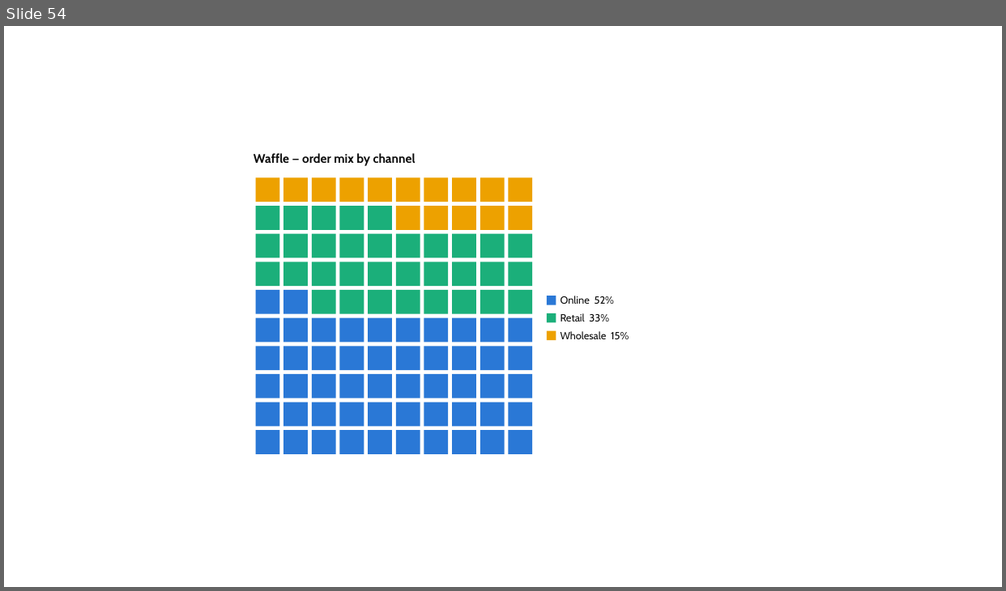
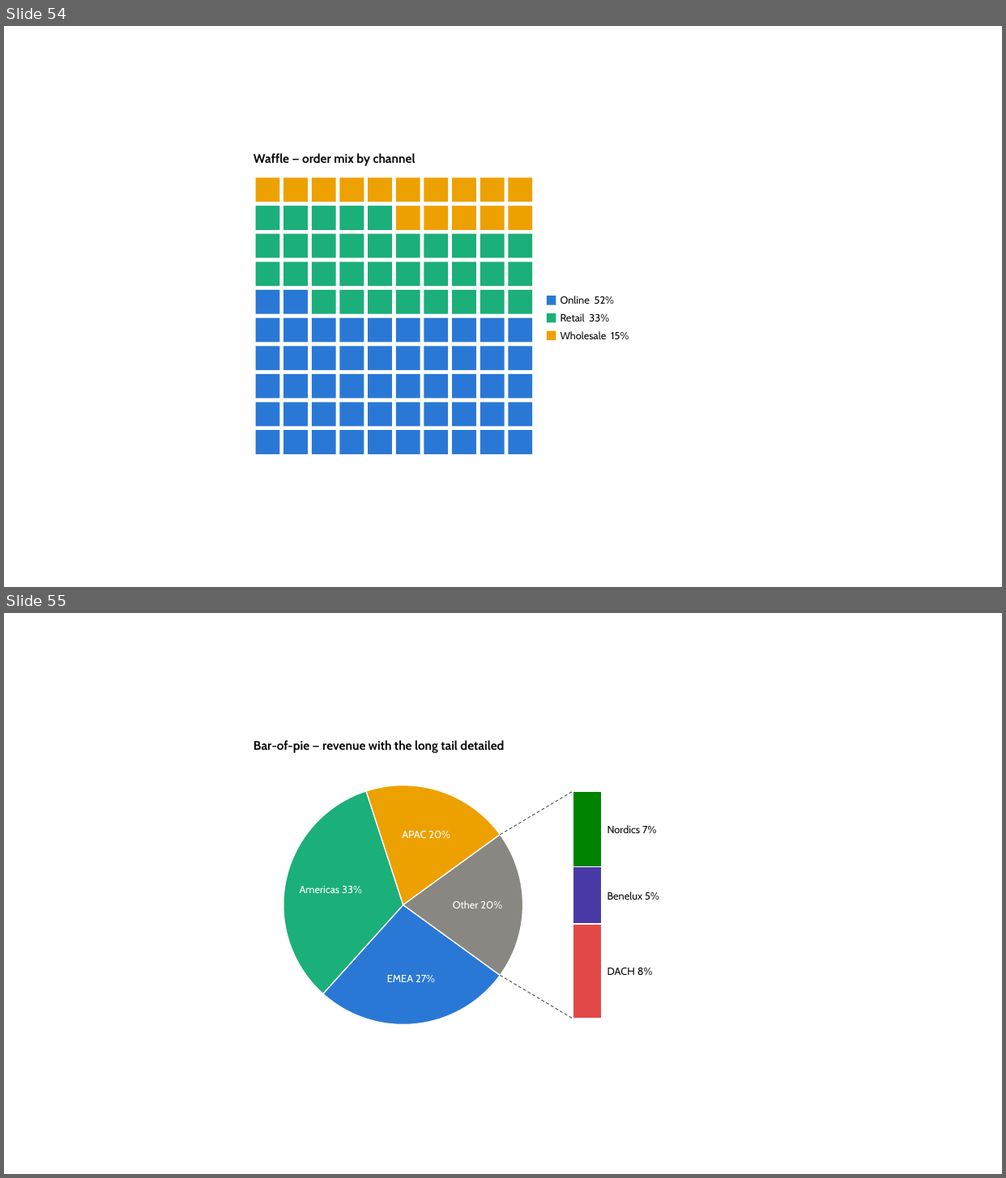
Before and after one commit to dannbleeker/PowerChart, a slide deck: examples/showcase.pptx. Shown one above the other, each under a label of ours: slide 54 before the commit, slides 54 and 55 after it. The pictures are 1006x591 and 1006x1178 pixels, drawn with LibreOffice and Linux fonts; fonts in the diff are those of the drawing. Boxes give left, top, right and bottom in pixels: in the first picture for what was removed or moved away, otherwise in the second. Text is boxed around its words. In the diff, an @@ line names an element or a change of style, - is before the commit and + after.

```diff
--- a/examples/showcase.pptx
+++ b/examples/showcase.pptx
@@ slide 55 added at (x1=4, y1=613, x2=1002, y2=1174), background #FFFFFF @@
@@ text added at (x1=253, y1=740, x2=504, y2=753), 12 pt, text #0B0B0B, bold @@
+Bar-of-pie — revenue with the long tail detailed
@@ pie slice (boxed as its full ellipse) added at (x1=283, y1=786, x2=522, y2=1024), fill #2A78D6, outline #FFFFFF 1 pt @@
@@ pie slice (boxed as its full ellipse) added at (x1=283, y1=786, x2=522, y2=1024), fill #1BAF7A, outline #FFFFFF 1 pt @@
@@ pie slice (boxed as its full ellipse) added at (x1=283, y1=786, x2=522, y2=1024), fill #EDA100, outline #FFFFFF 1 pt @@
@@ pie slice (boxed as its full ellipse) added at (x1=283, y1=786, x2=522, y2=1024), fill #898781, outline #FFFFFF 1 pt @@
@@ line added from (501, 835) to (573, 791), #52514E 0.75 pt dashed @@
@@ rectangle added at (x1=573, y1=791, x2=602, y2=867), fill #008300, outline #FFFFFF 1 pt @@
@@ text added at (x1=402, y1=831, x2=450, y2=838), 10 pt, text #FFFFFF @@
+APAC 20%
@@ text added at (x1=607, y1=825, x2=656, y2=833), 10 pt, text #0B0B0B @@
+Nordics 7%
@@ rectangle added at (x1=573, y1=867, x2=602, y2=924), fill #4A3AA7, outline #FFFFFF 1 pt @@
@@ text added at (x1=300, y1=886, x2=362, y2=893), 10 pt, text #FFFFFF @@
+Americas 33%
@@ text added at (x1=453, y1=901, x2=502, y2=909), 10 pt, text #FFFFFF @@
+Other 20%
@@ text added at (x1=607, y1=892, x2=659, y2=900), 10 pt, text #0B0B0B @@
+Benelux 5%
@@ rectangle added at (x1=573, y1=924, x2=602, y2=1020), fill #E34948, outline #FFFFFF 1 pt @@
@@ text added at (x1=387, y1=975, x2=435, y2=982), 10 pt, text #FFFFFF @@
+EMEA 27%
@@ line added from (501, 975) to (573, 1019), #52514E 0.75 pt dashed @@
@@ text added at (x1=607, y1=968, x2=653, y2=975), 10 pt, text #0B0B0B @@
+DACH 8%
```
Also in this commit, not shown: 1 other slide added, 14 other files.
